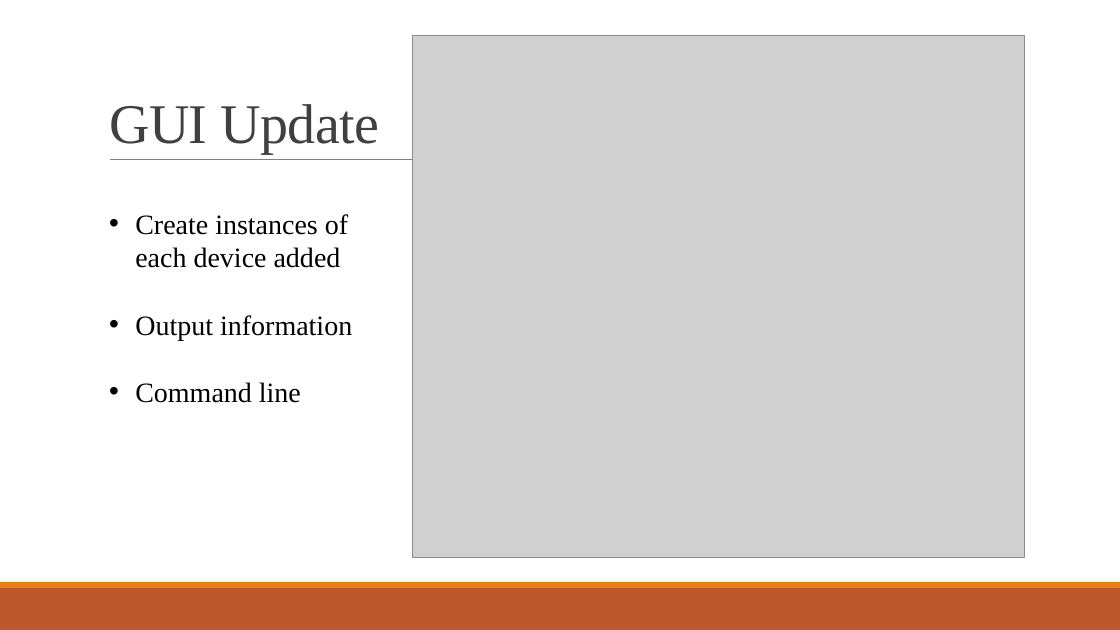
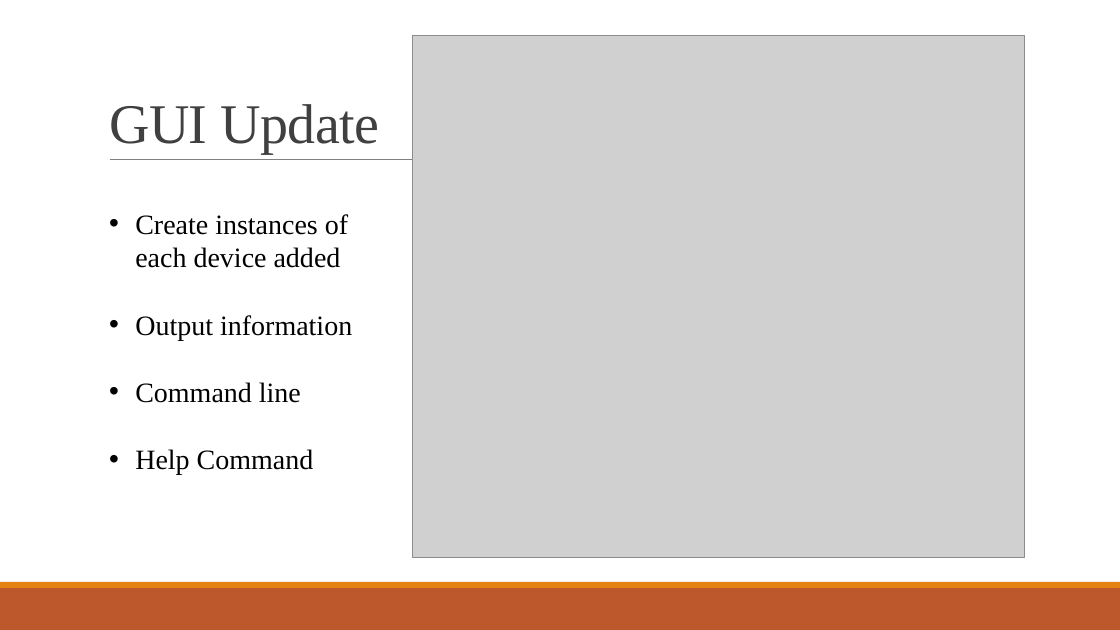
Before and after one commit to ScarletGuo/HCI-CommandCenter, a slide deck: slide 3 of CC update 12:13.pptx. Drawn at 1120x630 pixels with LibreOffice and Linux fonts; fonts in the diff are those of the drawing; grey boxes stand for pictures. Boxes give left, top, right and bottom in pixels: in the first picture for what was removed or moved away, otherwise in the second. Text is boxed around its words. In the diff, an @@ line names an element or a change of style, - is before the commit and + after.

```diff
--- a/CC update 12:13.pptx
+++ b/CC update 12:13.pptx
@@ text at [135,449,314,475]: paragraph added @@
+• Help Command
```
Also in this commit, not shown: 1 other slide changed, 1 slide added, 1 slide removed.
